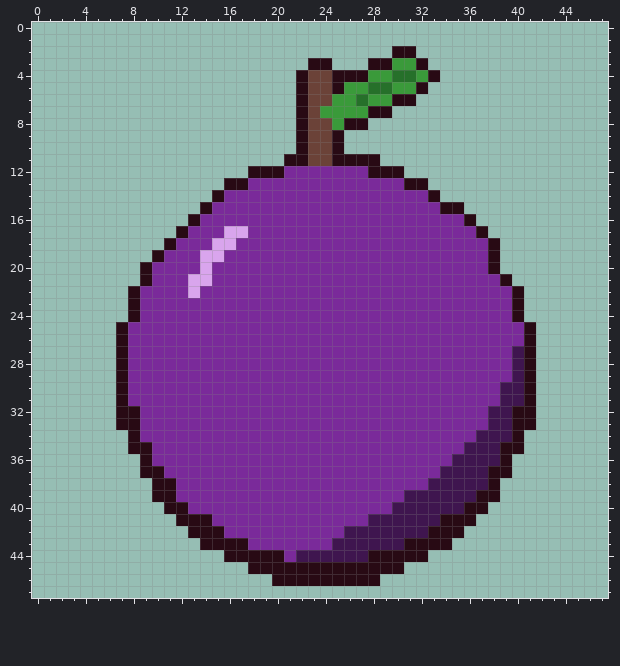
File history of a pixel-art file, 画像完成品/ルーレット_作り直し/Aseprite/symbol_plum.aseprite. The first picture shows the starting point.
48x48 pixels, 1 frame. Colours within 5 levels of each other are drawn and written as one.
The same view after the edit:
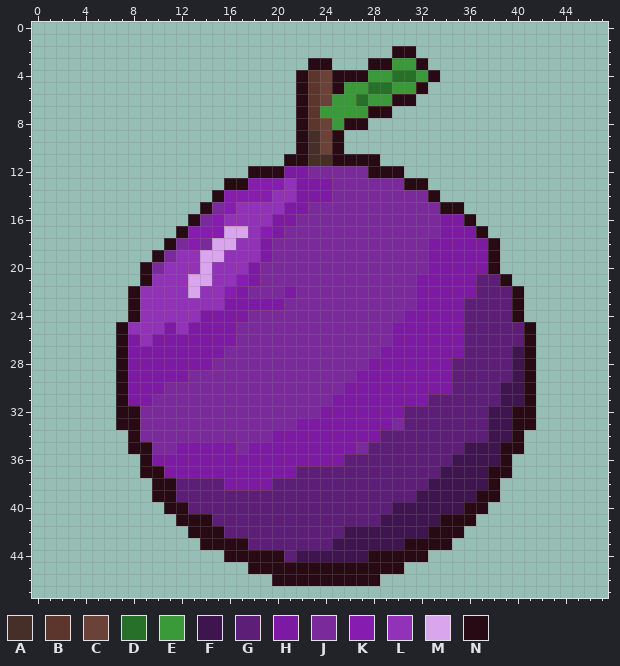
Palette (. is transparent): A #462f29  B #5c352c  C #6b4238  D #26702a  E #3a9a3a  F #3f154f  G #5d1e77  H #7c1aa3  J #7a2a9a  K #861cb0  L #9232b9  M #d9a5ed  N #280a14
Difference:
The edit turns colour C into colour A in rows 9 to 10 at x 23; in row 11 at x 23 to 24.
The edit turns colour C into colour B in rows 4 to 8 at x 23.
The edit turns colour F into colour G in row 34 at x 37; in row 39 at x 31; in row 41 at x 28.
The edit turns colour J into colour G in row 21 at x 37 to 38; in row 22 at x 37 to 39; in rows 23 to 24 at x 36 to 39; in rows 25 to 26 at x 36 to 40; in row 27 at x 36 to 39; in rows 28 to 29 at x 35 to 39.
The edit turns colour J into colour G in row 30 at x 35 to 38; in row 31 at x 33 to 38; in rows 32 to 33 at x 31 to 37; in row 34 at x 29 to 36; in row 35 at x 28 to 35; in row 36 at x 26 to 34.
The edit turns colour J into colour G in row 37 at x 22 to 33; in row 38 at x 12 to 15 and 20 to 32; in row 39 at x 12 to 30; in row 40 at x 13 to 29; in row 41 at x 15 to 27; in row 42 at x 16 to 25.
The edit turns colour J into colour G in row 43 at x 18 to 24; in row 44 at x 21.
The edit turns colour J into colour H in row 12 at x 21 to 22; in rows 13 to 14 at x 22 to 24; in row 15 at x 21 to 22; in row 16 at x 20 to 21 and 34 to 35; in row 17 at x 20 and 34 to 36; in rows 18 to 19 at x 19 and 33 to 37.
The edit turns colour J into colour H in row 20 at x 18 and 33 to 37; in row 21 at x 18 and 32 to 36; in row 22 at x 17, 21 and 32 to 36; in row 23 at x 16 to 20 and 32 to 35; in row 24 at x 14 to 17 and 31 to 35; in row 25 at x 11, 13 to 16 and 30 to 35.
The edit turns colour J into colour H in row 26 at x 8, 10 to 16 and 30 to 35; in row 27 at x 8 to 15 and 29 to 35; in row 28 at x 8 to 14 and 28 to 34; in row 29 at x 8 to 12 and 27 to 34; in row 30 at x 8 to 10 and 26 to 34; in row 31 at x 8 to 9 and 25 to 32.
The edit turns colour J into colour H in row 32 at x 24 to 30; in row 33 at x 22 to 29; in row 34 at x 20 to 28; in row 35 at x 12 to 16 and 18 to 26; in row 36 at x 10 to 25; in row 37 at x 11 to 21.
The edit turns colour J into colour H in row 38 at x 16 to 19.
The edit turns colour J into colour K in row 13 at x 18 to 20; in row 14 at x 16 to 19; in row 15 at x 16; in row 16 at x 15; in row 17 at x 13 to 15 and 19; in row 18 at x 13.
The edit turns colour J into colour K in row 21 at x 17; in row 22 at x 16.
The edit turns colour J into colour L in row 13 at x 21; in row 14 at x 20 to 21; in row 15 at x 17 to 20; in row 16 at x 16 to 19; in row 17 at x 18; in row 18 at x 17 to 18.
The edit turns colour J into colour L in row 19 at x 12 to 13 and 16 to 18; in row 20 at x 11 to 13 and 15 to 17; in row 21 at x 10 to 12 and 15 to 16; in row 22 at x 9 to 12 and 14 to 15; in row 23 at x 9 to 15; in row 24 at x 9 to 13.
The edit turns colour J into colour L in row 25 at x 8 to 10 and 12; in row 26 at x 9.
Where, in picture pixels (left, top, right, bottom), the same in both pictures:
changed: (128, 70, 524, 562)
